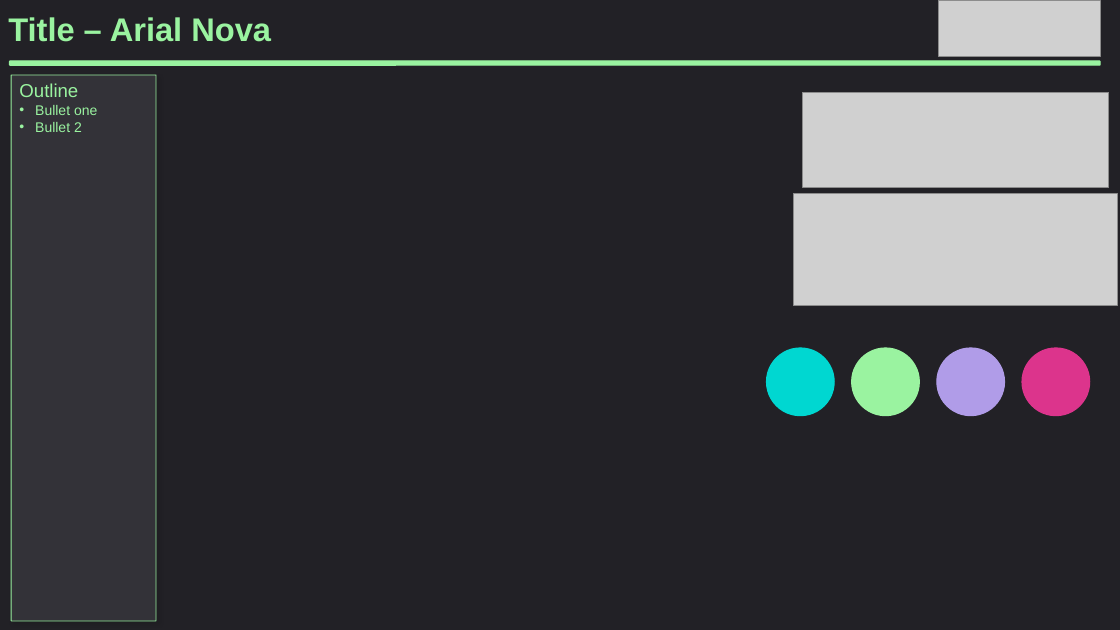
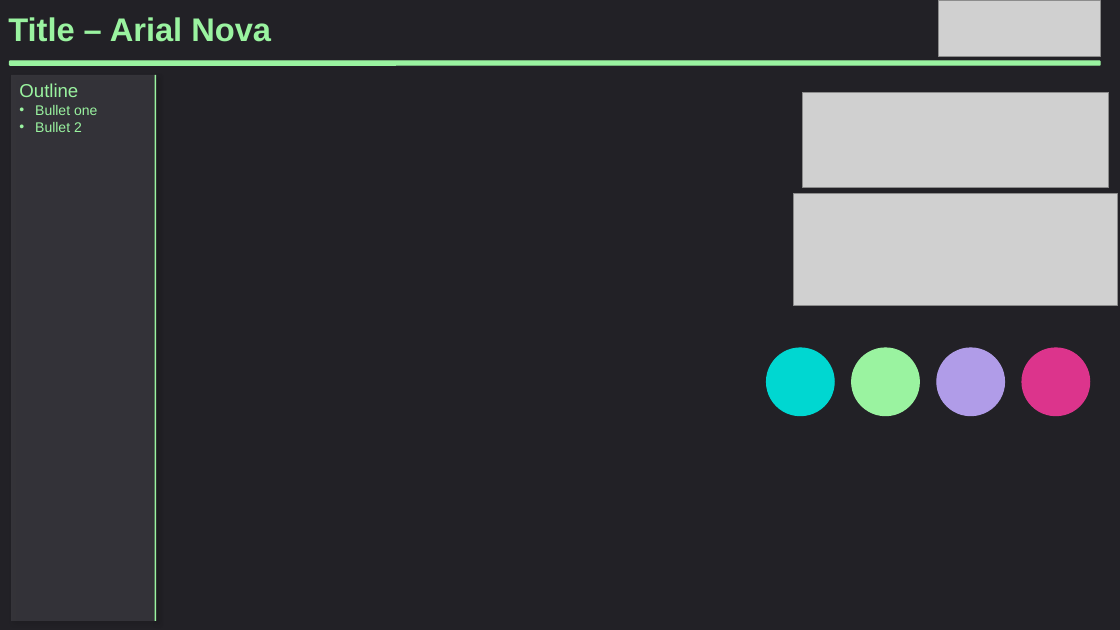
Before and after one commit to MunskyGroup/uqbio2022, a slide deck: slide 4 of templates/qbio_template.pptx (slide 9 before the commit). Drawn at 1120x630 pixels with LibreOffice and Linux fonts; fonts in the diff are those of the drawing; grey boxes stand for pictures. Boxes give left, top, right and bottom in pixels: in the first picture for what was removed or moved away, otherwise in the second. Text is boxed around its words. In the diff, an @@ line names an element or a change of style, - is before the commit and + after.

```diff
--- a/templates/qbio_template.pptx
+++ b/templates/qbio_template.pptx
@@ rectangle at bbox=[11, 75, 156, 621]: outline #9AF3A0 0.75 pt to none @@
@@ rectangle added at bbox=[155, 75, 156, 621], fill #9AF3A0 @@
```
Also in this commit, not shown: 3 other slides changed, 5 slides removed, 8 other files.
